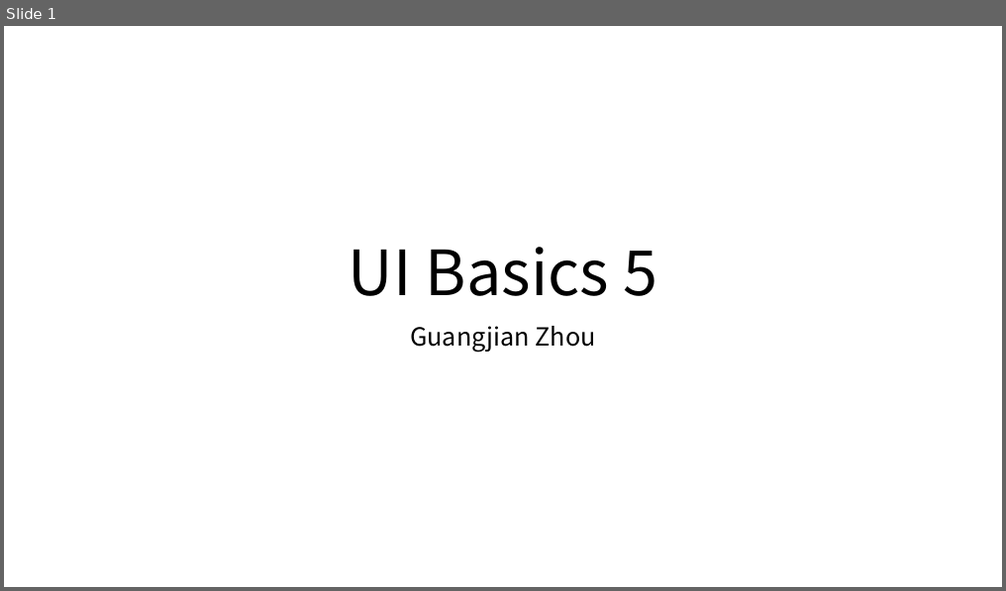
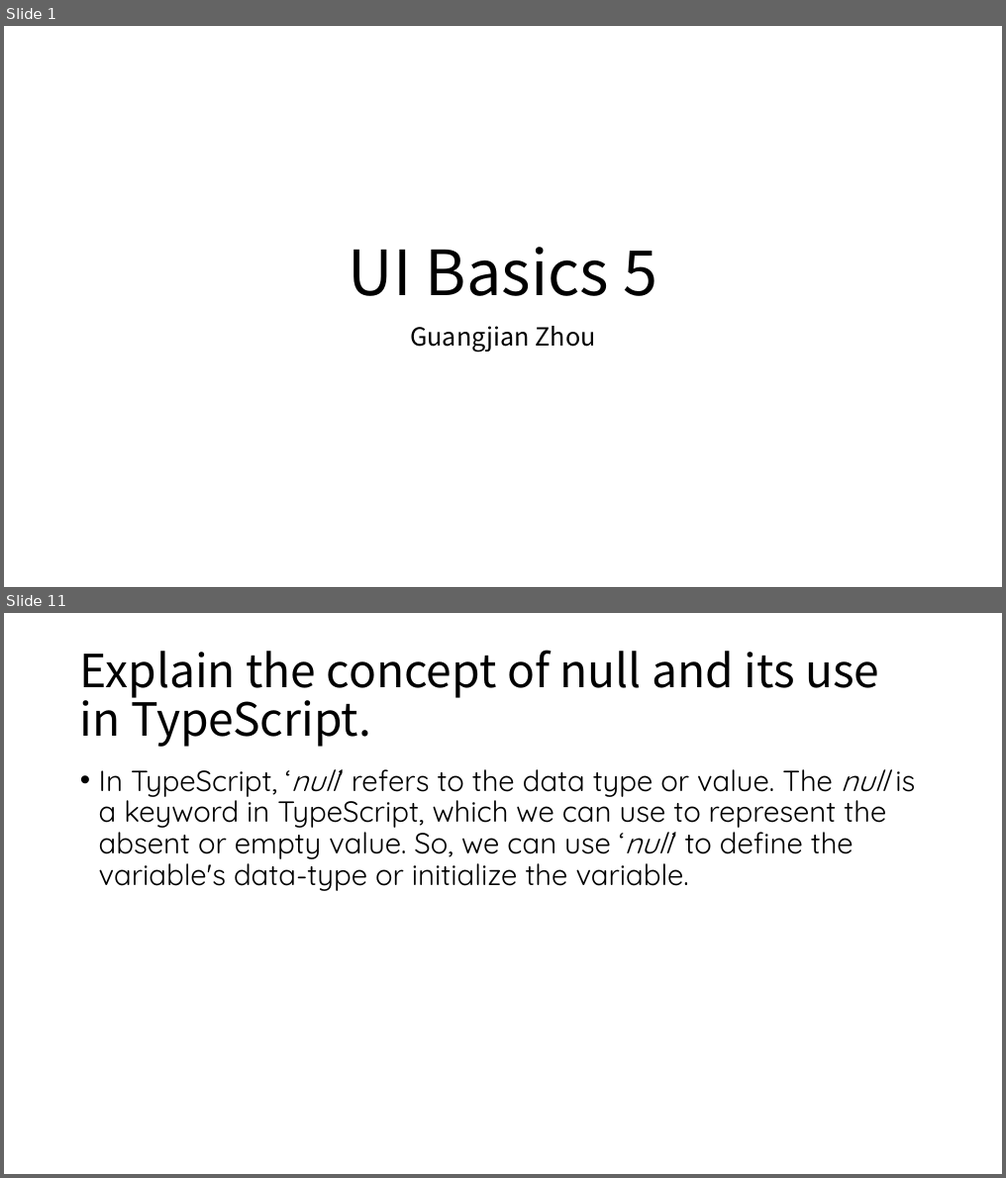
Before and after one commit to Marvioo/Cogent, a slide deck: Java Basics/UI Basics 5.pptx. Shown one above the other, each under a label of ours: slide 1 before the commit, slides 1 and 11 after it; the slides between them are not shown. The pictures are 1006x591 and 1006x1178 pixels, drawn with LibreOffice and Linux fonts; fonts in the diff are those of the drawing. Boxes give left, top, right and bottom in pixels: in the first picture for what was removed or moved away, otherwise in the second. Text is boxed around its words. In the diff, an @@ line names an element or a change of style, - is before the commit and + after.

```diff
--- a/Java Basics/UI Basics 5.pptx
+++ b/Java Basics/UI Basics 5.pptx
@@ slide 11 added at (4, 613, 1002, 1174), background #FFFFFF @@
@@ title added at (80, 650, 879, 747), 44 pt, text #000000 @@
+Explain the concept of null and its use in TypeScript.
@@ text added at (99, 769, 915, 891), 28 pt, text #000000 @@
+• In TypeScript, ‘null’ refers to the data type or value. The null is a keyword in TypeScript, which we can use to represent the absent or empty value. So, we can use ‘null’ to define the variable's data-type or initialize the variable.
```
Also in this commit, not shown: 14 other slides added.
